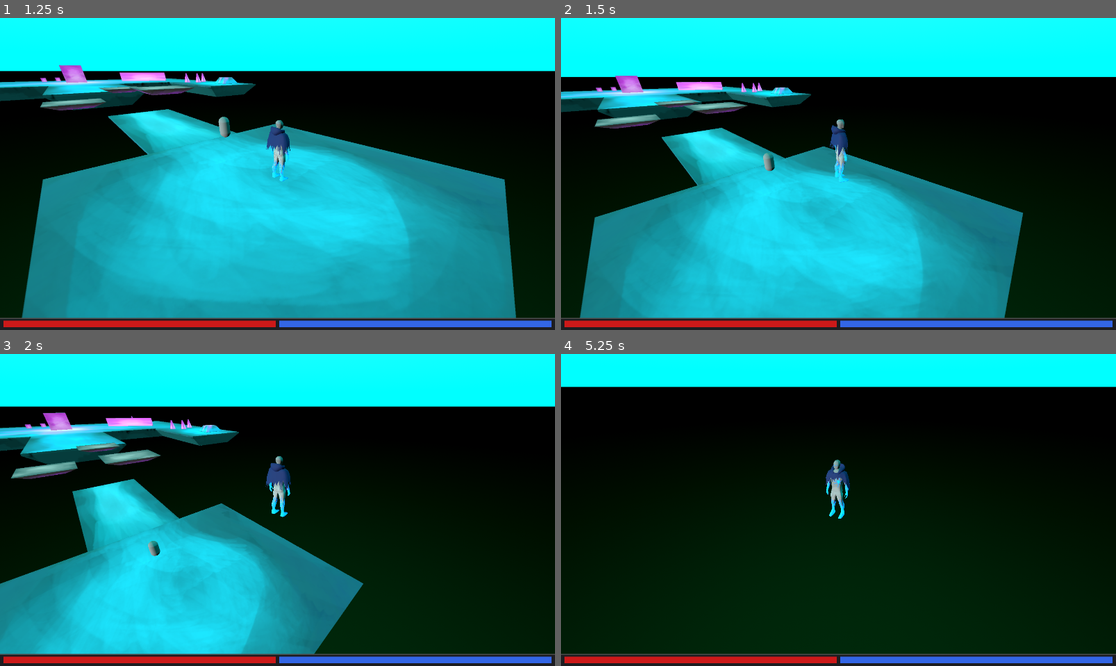
Above: before the commit, frames 1-4 (two rows, left to right).
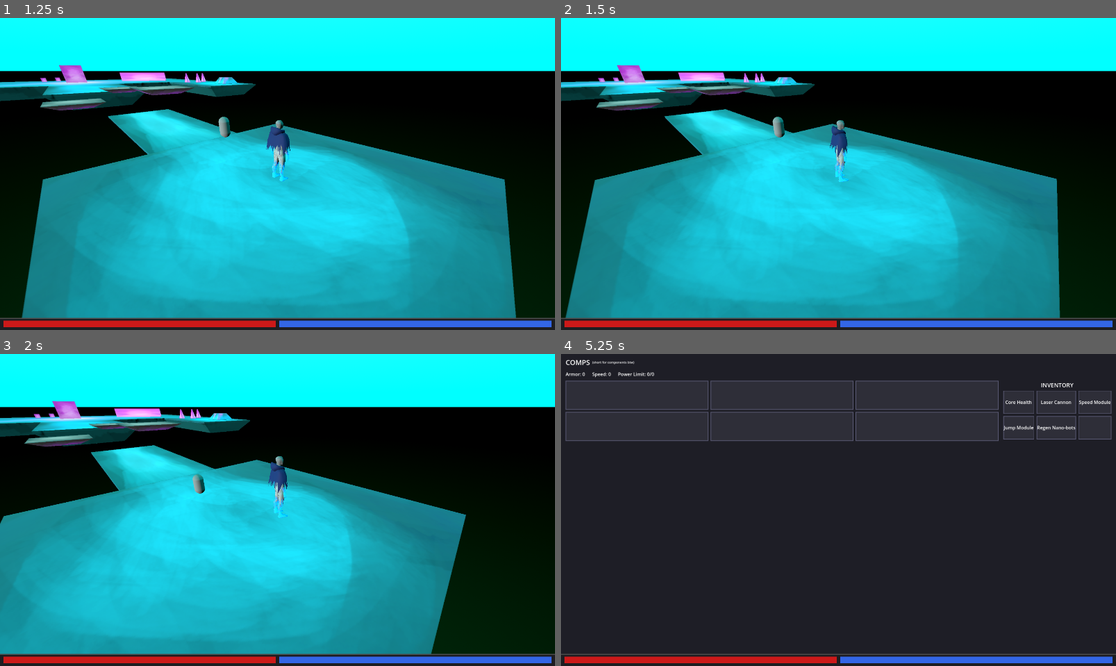
Above: after the commit, the same moments.

Repository: 1p22geo/AWARE_v0
Game: Godot game, scene res://scenes/UI/MainMenu/MainMenu.tscn
The game is run twice, just before and just after one commit, with the same random seed, the same clock (stepped at 60 frames per second) and the same inputs.
Inputs (mouse positions are in pixels of both pictures, inside the frame that each line leads up to):
- Up to frame 1 (1.25 s): click "BE AWARE" at 0.5 s
- Up to frame 2 (1.5 s): tap Enter at 1.25 s; move the mouse to (960, 158) at 1.27 s; hold D (move_right) from 1.28 s (still down); tap Space (jump) at 1.35 s; click (960, 158) at 1.42 s
- Up to frame 3 (2 s): keep holding D (move_right); tap Space (jump) at 1.52, 1.82 s
- Up to frame 4 (5.25 s): release D (move_right) at 2 s; drag from (727, 525) to (810, 572) at 2.02 s; move the mouse to (894, 441) at 2.77 s; hold D (move_right) 2.78-3.5 s; tap Alt at 2.85 s; tap Space (jump) at 3.05, 4.35, 4.52, 4.82 s; drag from (810, 572) to (672, 463) at 3.52 s; move the mouse to (1005, 556) at 4.27 s; hold A (move_left) 4.28-5 s; tap E (inventory, bound only after the commit) at 4.9 s; drag from (672, 463) to (755, 432) at 5.02 s

Frame 1 is identical in both runs. In frame 2, 34% of the frame differs, in the area x 0-100%, y 14-97%; in frame 3, 41%; in frame 4, 96%, in the area x 0-100%, y 0-96%.

Commit message:
feat: Basic component system

Diff:
--- a/project.godot
+++ b/project.godot
@@ -64,6 +64,11 @@
 "events": [Object(InputEventKey,"resource_local_to_scene":false,"resource_name":"","device":-1,"window_id":0,"alt_press …(195 unchanged characters)…
 ]
 }
+inventory={
+"deadzone": 0.2,
+"events": [Object(InputEventKey,"resource_local_to_scene":false,"resource_name":"","device":-1,"window_id":0,"alt_pressed":false,"shift_pressed":false,"ctrl_pressed":false,"meta_pressed":false,"pressed":false,"keycode":0,"physical_keycode":69,"key_label":0,"unicode":101,"location":0,"echo":false,"script":null)
+]
+}
 
 [rendering]
 
--- a/scenes/Player/Player.tscn
+++ b/scenes/Player/Player.tscn
@@ -1,7 +1,9 @@
 [gd_scene load_steps=9 format=3 uid="uid://caa1sxepyuvi0"]
 
+[ext_resource type="Script" uid="uid://df6v41m8eun65" path="res://src/core/components/health_component.gd" id="1_health"]
 [ext_resource type="Script" uid="uid://d1igv2r1bo2ul" path="res://src/core/MovementComponent.gd" id="1_bvqhm"]
 [ext_resource type="Script" uid="uid://dh3hdeu86f251" path="res://src/core/PlayerController.gd" id="2_ved6o"]
+[ext_resource type="Script" uid="uid://dghlyg1isb2v5" path="res://src/core/components/component_manager.gd" id="3_comp_mgr"]
 [ext_resource type="PackedScene" uid="uid://celxmljo2squ6" path="res://scenes/Player/jimmy.glb" id="3_ved6o"]
 [ext_resource type="Script" uid="uid://4t18gpei6jwu" path="res://src/camera/ThirdPersonCamera.gd" id="3_xcisb"]
 [ext_resource type="Material" uid="uid://capa7d7o0ucpu" path="res://scenes/Player/jimmy-shadermaterial.tres" id="4_xcisb"]
@@ -19,6 +21,15 @@
 
 [node name="MovementComponent" type="Node" parent="Player"]
 script = ExtResource("1_bvqhm")
+
+[node name="HealthComponent" type="Node" parent="Player"]
+script = ExtResource("1_health")
+
+[node name="ComponentManager" type="Node" parent="Player" node_paths=PackedStringArray("player_body", "health_component", "movement_component")]
+script = ExtResource("3_comp_mgr")
+player_body = NodePath("..")
+health_component = NodePath("../HealthComponent")
+movement_component = NodePath("../MovementComponent")
 
 [node name="PlayerController" type="Node" parent="Player" node_paths=PackedStringArray("body", "camera")]
 script = ExtResource("2_ved6o")
--- a/scenes/UI/UI.tscn
+++ b/scenes/UI/UI.tscn
@@ -6,6 +6,11 @@
 [ext_resource type="Script" uid="uid://bis0wm74vnyen" path="res://src/UI/component_slot.gd" id="3_slot"]
 [ext_resource type="Script" uid="uid://bqkt3xr73hxym" path="res://src/UI/component_item.gd" id="4_item"]
 [ext_resource type="Script" uid="uid://un5hk7uo3mqa" path="res://src/core/components/component.gd" id="5_lj5up"]
+[ext_resource type="Resource" uid="uid://c6lhp7v2m3v8u" path="res://scenes/components/core_health.tres" id="6_health"]
+[ext_resource type="Resource" uid="uid://dp66vsc6n6i3t" path="res://scenes/components/attack_component.tres" id="7_attack"]
+[ext_resource type="Resource" uid="uid://cnbkv7d3p6v2u" path="res://scenes/components/speed_module.tres" id="8_speed"]
+[ext_resource type="Resource" uid="uid://r537m50tge1g" path="res://scenes/components/jump_component.tres" id="9_jump"]
+[ext_resource type="Resource" uid="uid://cnbkv7d3p6v2v" path="res://scenes/components/regen_module.tres" id="10_regen"]
 
 [sub_resource type="StyleBoxFlat" id="StyleBoxFlat_secbg"]
 content_margin_left = 16.0
@@ -210,42 +215,106 @@
 horizontal_alignment = 1
 vertical_alignment = 1
 
-[node name="AddPanel" type="VBoxContainer" parent="VBox/ScreenClipper/ScreensContainer/CompsScreen/CompsVBox/Body" unique_id=1195845807]
-custom_minimum_size = Vector2(180, 0)
+[node name="InventoryPanel" type="VBoxContainer" parent="VBox/ScreenClipper/ScreensContainer/CompsScreen/CompsVBox/Body" unique_id=1195845807]
+custom_minimum_size = Vector2(300, 0)
 layout_mode = 2
 theme_override_constants/separation = 6
 
-[node name="AddTitle" type="Label" parent="VBox/ScreenClipper/ScreensContainer/CompsScreen/CompsVBox/Body/AddPanel" unique_id=579919424]
+[node name="InvTitle" type="Label" parent="VBox/ScreenClipper/ScreensContainer/CompsScreen/CompsVBox/Body/InventoryPanel" unique_id=579919424]
 layout_mode = 2
 theme_override_font_sizes/font_size = 20
-text = "ADD"
-horizontal_alignment = 1
-
-[node name="AddBtn1" type="Button" parent="VBox/ScreenClipper/ScreensContainer/CompsScreen/CompsVBox/Body/AddPanel" unique_id=1697825366]
-layout_mode = 2
-text = "Component 1"
-script = ExtResource("4_item")
-component_data = SubResource("Resource_wgnrc")
-
-[node name="AddBtn2" type="Button" parent="VBox/ScreenClipper/ScreensContainer/CompsScreen/CompsVBox/Body/AddPanel" unique_id=1964790933]
-layout_mode = 2
-text = "Component 2"
-script = ExtResource("4_item")
-
-[node name="AddBtn3" type="Button" parent="VBox/ScreenClipper/ScreensContainer/CompsScreen/CompsVBox/Body/AddPanel" unique_id=2148890]
-layout_mode = 2
-text = "Component 3"
-script = ExtResource("4_item")
-
-[node name="AddBtn4" type="Button" parent="VBox/ScreenClipper/ScreensContainer/CompsScreen/CompsVBox/Body/AddPanel" unique_id=1762562062]
-layout_mode = 2
-text = "Component 4"
-script = ExtResource("4_item")
-
-[node name="AddBtn5" type="Button" parent="VBox/ScreenClipper/ScreensContainer/CompsScreen/CompsVBox/Body/AddPanel" unique_id=286437945]
-layout_mode = 2
-text = "Component 5"
-script = ExtResource("4_item")
+text = "INVENTORY"
+horizontal_alignment = 1
+
+[node name="InventoryGrid" type="GridContainer" parent="VBox/ScreenClipper/ScreensContainer/CompsScreen/CompsVBox/Body/InventoryPanel" unique_id=291609069]
+layout_mode = 2
+size_flags_horizontal = 3
+size_flags_vertical = 3
+theme_override_constants/h_separation = 8
+theme_override_constants/v_separation = 8
+columns = 3
+
+[node name="InvSlot1" type="PanelContainer" parent="VBox/ScreenClipper/ScreensContainer/CompsScreen/CompsVBox/Body/InventoryPanel/InventoryGrid" unique_id=1413256015]
+custom_minimum_size = Vector2(80, 80)
+layout_mode = 2
+size_flags_horizontal = 3
+theme_override_styles/panel = SubResource("StyleBoxFlat_slot")
+script = ExtResource("3_slot")
+component = ExtResource("6_health")
+
+[node name="Label" type="Label" parent="VBox/ScreenClipper/ScreensContainer/CompsScreen/CompsVBox/Body/InventoryPanel/InventoryGrid/InvSlot1" unique_id=1785322115]
+layout_mode = 2
+text = "Core Health"
+horizontal_alignment = 1
+vertical_alignment = 1
+
+[node name="InvSlot2" type="PanelContainer" parent="VBox/ScreenClipper/ScreensContainer/CompsScreen/CompsVBox/Body/InventoryPanel/InventoryGrid" unique_id=1413256016]
+custom_minimum_size = Vector2(80, 80)
+layout_mode = 2
+size_flags_horizontal = 3
+theme_override_styles/panel = SubResource("StyleBoxFlat_slot")
+script = ExtResource("3_slot")
+component = ExtResource("7_attack")
+
+[node name="Label" type="Label" parent="VBox/ScreenClipper/ScreensContainer/CompsScreen/CompsVBox/Body/InventoryPanel/InventoryGrid/InvSlot2" unique_id=1785322116]
+layout_mode = 2
+text = "Laser Cannon"
+horizontal_alignment = 1
+vertical_alignment = 1
+
+[node name="InvSlot3" type="PanelContainer" parent="VBox/ScreenClipper/ScreensContainer/CompsScreen/CompsVBox/Body/InventoryPanel/InventoryGrid" unique_id=1413256017]
+custom_minimum_size = Vector2(80, 80)
+layout_mode = 2
+size_flags_horizontal = 3
+theme_override_styles/panel = SubResource("StyleBoxFlat_slot")
+script = ExtResource("3_slot")
+component = ExtResource("8_speed")
+
+[node name="Label" type="Label" parent="VBox/ScreenClipper/ScreensContainer/CompsScreen/CompsVBox/Body/InventoryPanel/InventoryGrid/InvSlot3" unique_id=1785322117]
+layout_mode = 2
+text = "Speed Module"
+horizontal_alignment = 1
+vertical_alignment = 1
+
+[node name="InvSlot4" type="PanelContainer" parent="VBox/ScreenClipper/ScreensContainer/CompsScreen/CompsVBox/Body/InventoryPanel/InventoryGrid" unique_id=1413256018]
+custom_minimum_size = Vector2(80, 80)
+layout_mode = 2
+size_flags_horizontal = 3
+theme_override_styles/panel = SubResource("StyleBoxFlat_slot")
+script = ExtResource("3_slot")
+component = ExtResource("9_jump")
+
+[node name="Label" type="Label" parent="VBox/ScreenClipper/ScreensContainer/CompsScreen/CompsVBox/Body/InventoryPanel/InventoryGrid/InvSlot4" unique_id=1785322118]
+layout_mode = 2
+text = "Jump Module"
+horizontal_alignment = 1
+vertical_alignment = 1
+
+[node name="InvSlot5" type="PanelContainer" parent="VBox/ScreenClipper/ScreensContainer/CompsScreen/CompsVBox/Body/InventoryPanel/InventoryGrid" unique_id=1413256019]
+custom_minimum_size = Vector2(80, 80)
+layout_mode = 2
+size_flags_horizontal = 3
+theme_override_styles/panel = SubResource("StyleBoxFlat_slot")
+script = ExtResource("3_slot")
+component = ExtResource("10_regen")
+
+[node name="Label" type="Label" parent="VBox/ScreenClipper/ScreensContainer/CompsScreen/CompsVBox/Body/InventoryPanel/InventoryGrid/InvSlot5" unique_id=1785322119]
+layout_mode = 2
+text = "Regen Nano-bots"
+horizontal_alignment = 1
+vertical_alignment = 1
+
+[node name="InvSlot6" type="PanelContainer" parent="VBox/ScreenClipper/ScreensContainer/CompsScreen/CompsVBox/Body/InventoryPanel/InventoryGrid" unique_id=1413256020]
+custom_minimum_size = Vector2(80, 80)
+layout_mode = 2
+size_flags_horizontal = 3
+theme_override_styles/panel = SubResource("StyleBoxFlat_slot")
+script = ExtResource("3_slot")
+
+[node name="Label" type="Label" parent="VBox/ScreenClipper/ScreensContainer/CompsScreen/CompsVBox/Body/InventoryPanel/InventoryGrid/InvSlot6" unique_id=1785322120]
+layout_mode = 2
+horizontal_alignment = 1
+vertical_alignment = 1
 
 [node name="StatsScreen" type="PanelContainer" parent="VBox/ScreenClipper/ScreensContainer" unique_id=878362773]
 layout_mode = 2
--- /dev/null
+++ b/scenes/components/attack_component.tres
@@ -0,0 +1,21 @@
+[gd_resource type="Resource" script_class="ComponentData" load_steps=2 format=3 uid="uid://dp66vsc6n6i3t"]
+
+[ext_resource type="Script" uid="uid://un5hk7uo3mqa" path="res://src/core/components/component.gd" id="1_un5hk"]
+
+[resource]
+script = ExtResource("1_un5hk")
+name = "Laser Cannon"
+hp = 20.0
+energy_storage = 0.0
+energy_regen = 0.0
+armor = 0.0
+speed = 0.0
+dash_power = 0.0
+dash_cooldown = 0.0
+damage = 25.0
+attack_speed = 1.0
+attack_range = 20.0
+overheat = 5.0
+overheat_limit = 100.0
+power_cost = 10.0
+metadata/_custom_type_script = "uid://un5hk7uo3mqa"
--- /dev/null
+++ b/scenes/components/core_health.tres
@@ -0,0 +1,21 @@
+[gd_resource type="Resource" script_class="ComponentData" load_steps=2 format=3 uid="uid://c6lhp7v2m3v8u"]
+
+[ext_resource type="Script" uid="uid://un5hk7uo3mqa" path="res://src/core/components/component.gd" id="1_un5hk"]
+
+[resource]
+script = ExtResource("1_un5hk")
+name = "Core Health"
+hp = 150.0
+energy_storage = 0.0
+energy_regen = 0.0
+armor = 5.0
+speed = 0.0
+dash_power = 0.0
+dash_cooldown = 0.0
+damage = 0.0
+attack_speed = 0.0
+attack_range = 0.0
+overheat = 0.0
+overheat_limit = 0.0
+power_cost = 0.0
+metadata/_custom_type_script = "uid://un5hk7uo3mqa"
--- /dev/null
+++ b/scenes/components/jump_component.tres
@@ -0,0 +1,21 @@
+[gd_resource type="Resource" script_class="ComponentData" load_steps=2 format=3 uid="uid://dg0lhp7v2m3v8u"]
+
+[ext_resource type="Script" uid="uid://un5hk7uo3mqa" path="res://src/core/components/component.gd" id="1_un5hk"]
+
+[resource]
+script = ExtResource("1_un5hk")
+name = "Jump Module"
+hp = 5.0
+energy_storage = 0.0
+energy_regen = 0.0
+armor = 0.0
+speed = 2.0
+dash_power = 25.0
+dash_cooldown = 0.0
+damage = 0.0
+attack_speed = 0.0
+attack_range = 0.0
+overheat = 0.0
+overheat_limit = 0.0
+power_cost = 5.0
+metadata/_custom_type_script = "uid://un5hk7uo3mqa"
--- /dev/null
+++ b/scenes/components/regen_module.tres
@@ -0,0 +1,21 @@
+[gd_resource type="Resource" script_class="ComponentData" load_steps=2 format=3 uid="uid://cnbkv7d3p6v2v"]
+
+[ext_resource type="Script" uid="uid://un5hk7uo3mqa" path="res://src/core/components/component.gd" id="1_un5hk"]
+
+[resource]
+script = ExtResource("1_un5hk")
+name = "Regen Nano-bots"
+hp = 10.0
+energy_storage = 0.0
+energy_regen = 10.0
+armor = 0.0
+speed = 0.0
+dash_power = 0.0
+dash_cooldown = 0.0
+damage = 0.0
+attack_speed = 0.0
+attack_range = 0.0
+overheat = 0.0
+overheat_limit = 0.0
+power_cost = 15.0
+metadata/_custom_type_script = "uid://un5hk7uo3mqa"
--- /dev/null
+++ b/scenes/components/speed_module.tres
@@ -0,0 +1,21 @@
+[gd_resource type="Resource" script_class="ComponentData" load_steps=2 format=3 uid="uid://cnbkv7d3p6v2u"]
+
+[ext_resource type="Script" uid="uid://un5hk7uo3mqa" path="res://src/core/components/component.gd" id="1_un5hk"]
+
+[resource]
+script = ExtResource("1_un5hk")
+name = "Speed Module"
+hp = 10.0
+energy_storage = 0.0
+energy_regen = 0.0
+armor = 0.0
+speed = 8.0
+dash_power = 5.0
+dash_cooldown = 2.0
+damage = 0.0
+attack_speed = 0.0
+attack_range = 0.0
+overheat = 0.0
+overheat_limit = 0.0
+power_cost = 5.0
+metadata/_custom_type_script = "uid://un5hk7uo3mqa"
--- a/src/UI/game_ui.gd
+++ b/src/UI/game_ui.gd
@@ -1,10 +1,13 @@
 extends Control
+
+signal components_updated(equipped_components: Array[ComponentData])
 
 @onready var health_bar: ProgressBar = %HealthBar
 @onready var energy_bar: ProgressBar = %EnergyBar
 @onready var overheat_container: HBoxContainer = %OverheatContainer
 @onready var screen_clipper: Control = %ScreenClipper
 @onready var screens_container: VBoxContainer = %ScreensContainer
+@onready var components_grid: GridContainer = find_child("ComponentsGrid", true, false)
 
 var current_screen := 0
 const TOTAL_SCREENS := 3
@@ -12,8 +15,30 @@
 var is_animating := false
 
 func _ready() -> void:
+	add_to_group("UI")
 	_update_screen_sizes()
 	screen_clipper.resized.connect(_update_screen_sizes)
+
+	# Connect slots to signal
+	if components_grid:
+		for slot in components_grid.get_children():
+			if slot is ComponentDataSlot:
+				slot.component_changed.connect(_on_component_changed)
+
+func get_equipped_components() -> Array[ComponentData]:
+	var equipped: Array[ComponentData] = []
+	if components_grid:
+		for slot in components_grid.get_children():
+			if slot is ComponentDataSlot and slot.component:
+				equipped.append(slot.component)
+	return equipped
+
+func _on_component_changed(_comp: ComponentData) -> void:
+	var equipped: Array[ComponentData] = []
+	for slot in components_grid.get_children():
+		if slot is ComponentDataSlot and slot.component:
+			equipped.append(slot.component)
+	components_updated.emit(equipped)
 
 func _update_screen_sizes() -> void:
 	var h := screen_clipper.size.y
@@ -28,6 +53,14 @@
 	if is_animating:
 		return
 
+	if event.is_action_pressed("inventory"):
+		if current_screen == 1:
+			_go_to_screen(0) # Back to game
+		else:
+			_go_to_screen(1) # To Comps
+		get_viewport().set_input_as_handled()
+		return
+
 	# Sprawdzamy przewijanie w dół (następny ekran)
 	var is_scroll_down = event is InputEventMouseButton and event.is_pressed() and event.button_index == MOUSE_BUTTON_WHEEL_DOWN
 	var is_ui_down := event.is_action_pressed("ui_down")
@@ -36,7 +69,7 @@
 		if current_screen < TOTAL_SCREENS - 1:
 			_go_to_screen(current_screen + 1)
 			get_viewport().set_input_as_handled()
-		return # Kończymy przetwarzanie, by uniknąć konfliktów
+		return
 
 	# Sprawdzamy przewijanie w górę (poprzedni ekran)
 	var is_scroll_up = event is InputEventMouseButton and event.is_pressed() and event.button_index == MOUSE_BUTTON_WHEEL_UP
@@ -57,10 +90,12 @@
 	tween.tween_callback(func(): is_animating = false)
 
 func update_health(current_hp: float, max_hp: float) -> void:
+	if not health_bar: return
 	health_bar.max_value = max_hp
 	health_bar.value = current_hp
 
 func update_energy(current_energy: float, max_energy: float) -> void:
+	if not energy_bar: return
 	energy_bar.max_value = max_energy
 	energy_bar.value = current_energy
 
--- a/src/characters/Enemies/Enemy1.tscn
+++ b/src/characters/Enemies/Enemy1.tscn
@@ -33,7 +33,6 @@
 
 [node name="follow" type="Node" parent="EnemyContoller/states"]
 script = ExtResource("3_eyb4x")
-speed = 1.5
 
 [node name="IdleState" type="Node" parent="EnemyContoller/states"]
 script = ExtResource("5_aw7si")
--- a/src/core/MovementComponent.gd
+++ b/src/core/MovementComponent.gd
@@ -1,11 +1,11 @@
 extends Node
 class_name MovementComponent
 
-@export var speed := 16.0
+@export var speed := 5.0
 @export var acceleration := 10.0
 @export var rotation_speed := 30.0
 @export var gravity := 55.0
-@export var jump_height := 30.0
+@export var jump_height := 0.0 # Disabled by default
 
 var move_direction := Vector3.ZERO
 var look_target := Vector3.ZERO
@@ -14,8 +14,9 @@
 
 
 func jump() -> void:
-	# Public method to signal a jump intention.
-	is_jumping = true
+	# Only allow jumping if jump_height is set (by a component)
+	if jump_height > 0:
+		is_jumping = true
 
 
 func move(body: CharacterBody3D, delta: float):
--- /dev/null
+++ b/src/core/components/component_manager.gd
@@ -0,0 +1,78 @@
+extends Node
+class_name ComponentManager
+
+@export var player_body: CharacterBody3D
+@export var health_component: HealthComponent
+@export var movement_component: MovementComponent
+
+var equipped_components: Array[ComponentData] = []
+
+func _ready() -> void:
+	# Find UI and connect
+	_find_ui_and_connect.call_deferred()
+
+	if health_component:
+		health_component.health_change.connect(_on_health_changed)
+
+func _find_ui_and_connect() -> void:
+	var ui = get_tree().get_first_node_in_group("UI")
+	if not ui:
+		ui = get_tree().root.find_child("Ui", true, false)
+
+	if ui:
+		if ui.has_signal("components_updated"):
+			ui.components_updated.connect(_on_components_updated)
+
+		if ui.has_method("get_equipped_components"):
+			equipped_components = ui.get_equipped_components()
+			apply_stats()
+	else:
+		push_warning("ComponentManager: UI not found during initialization.")
+
+func _on_health_changed(hp: float, max_hp: float) -> void:
+	var ui = get_tree().get_first_node_in_group("UI")
+	if not ui: ui = get_tree().root.find_child("Ui", true, false)
+	if ui:
+		ui.update_health(hp, max_hp)
+
+func _on_components_updated(components: Array[ComponentData]) -> void:
+	equipped_components = components
+	apply_stats()
+
+func apply_stats() -> void:
+	if not is_inside_tree(): return
+
+	# Base stats
+	var total_hp := 50.0 # Base health
+	var total_speed := 5.0
+	var total_jump := 0.0
+	var total_regen := 0.0
+	var total_armor := 0.0
+	var total_damage := 0.0
+
+	for comp in equipped_components:
+		if not comp.is_active: continue
+		total_hp += comp.hp
+		total_speed += comp.speed
+		total_jump += comp.dash_power
+		total_regen += comp.energy_regen
+		total_armor += comp.armor
+		total_damage += comp.damage
+
+	if health_component:
+		var old_max = health_component.MAX_HEALTH
+		var old_hp = health_component.health
+		var ratio = old_hp / old_max if old_max > 0 else 1.0
+
+		health_component.MAX_HEALTH = total_hp
+		health_component.regen_rate = total_regen
+
+		# Mantain HP percentage when max hp changes
+		health_component.health = total_hp * ratio
+
+		# Update UI
+		_on_health_changed(health_component.health, health_component.MAX_HEALTH)
+
+	if movement_component:
+		movement_component.speed = total_speed
+		movement_component.jump_height = total_jump
--- a/src/core/components/health_component.gd
+++ b/src/core/components/health_component.gd
@@ -2,21 +2,33 @@
 class_name HealthComponent
 
 @export var MAX_HEALTH := 100.0
+@export var regen_rate := 0.0 # Per second
 
 signal die
-signal health_change(hp)
+signal health_change(hp: float, max_hp: float)
 
-var health := MAX_HEALTH
+@onready var health := MAX_HEALTH
+
+func _ready() -> void:
+	call_deferred("_emit_initial")
+
+func _emit_initial():
+	health_change.emit(health, MAX_HEALTH)
+
+func _process(delta: float) -> void:
+	if regen_rate > 0.0 and health < MAX_HEALTH:
+		heal(regen_rate * delta)
 
 func take_damage(amount):
 	health -= amount
 	if health <= 0:
+		health = 0
 		die.emit()
-	health_change.emit(health)
+	health_change.emit(health, MAX_HEALTH)
 
 func heal(amount):
 	if health < MAX_HEALTH:
-		health += amount;
+		health += amount
 		if health > MAX_HEALTH:
 			health = MAX_HEALTH
-		health_change.emit(health)
+		health_change.emit(health, MAX_HEALTH)
Not shown: 1 places in scenes/UI/UI.tscn that only renumber resources
Not shown, added: src/core/components/component_manager.gd.uid
